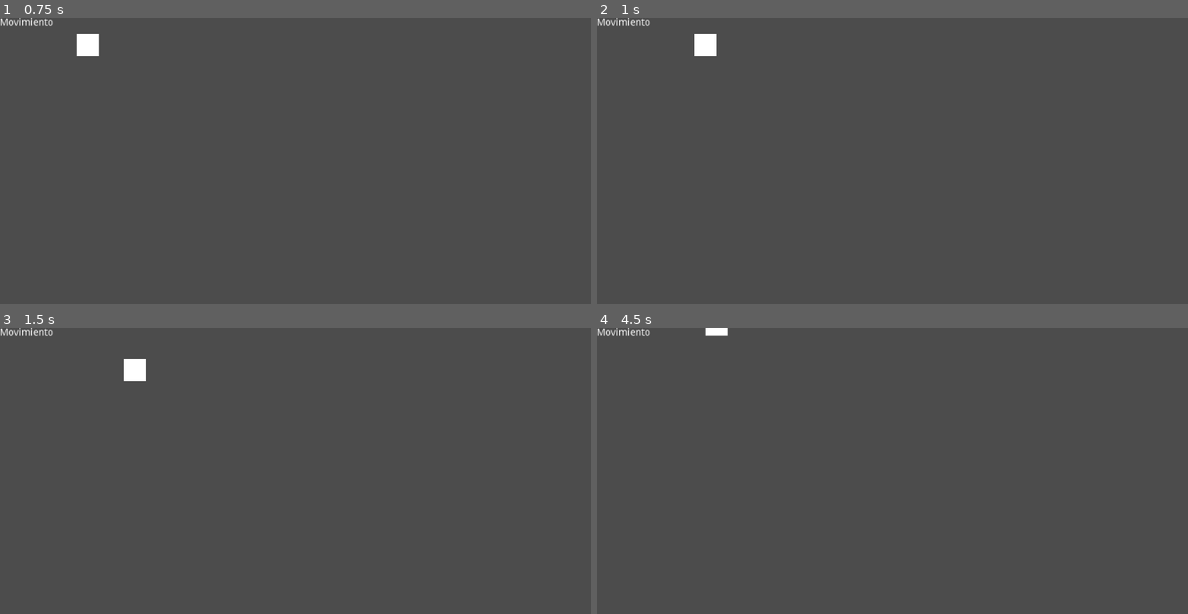
Above: before the commit, frames 1-4 (two rows, left to right).
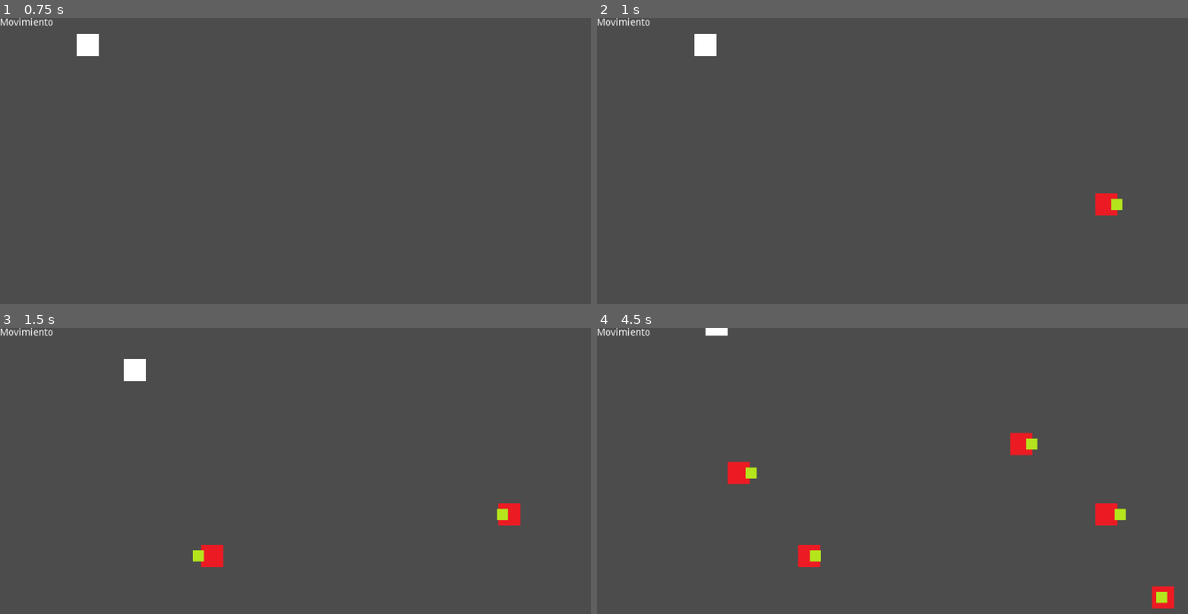
Above: after the commit, the same moments.

Repository: Metecko/Conejo-Magico
Game: Godot game, scene res://escenas/Principal.tscn
The game is run twice, just before and just after one commit, with the same random seed, the same clock (stepped at 60 frames per second) and the same inputs. Before the commit the project starts from res://entidades/jugador/Jugador.tscn.
Inputs (mouse positions are in pixels of both pictures, inside the frame that each line leads up to):
- Up to frame 1 (0.75 s): tap Enter at 0.5 s; move the mouse to (508, 203) at 0.52 s; press the mouse at (508, 203) at 0.53 s; hold Right (ui_right) from 0.53 s (still down)
- Up to frame 2 (1 s): keep holding Right (ui_right); right-click (1105, 203) at 0.8 s
- Up to frame 3 (1.5 s): move the mouse to (212, 556) at 1.27 s; release Right (ui_right) at 1.28 s; release the mouse at (212, 556) at 1.28 s; hold Down (ui_down) from 1.28 s (still down); right-click (212, 556) at 1.35 s
- Up to frame 4 (4.5 s): click (809, 556) at 1.55 s; move the mouse to (1022, 445) at 2.02 s; release Down (ui_down) at 2.03 s; hold Right (ui_right) 2.03-2.78 s; hold Space (bastonazo) 2.03-2.78 s; right-click (1022, 445) at 2.3 s; move the mouse to (outside the picture) at 2.77 s; hold Up (ui_up) 2.78-3.53 s; tap Shift (dash) at 2.85 s; click (outside the picture) at 3.05 s; move the mouse to (1164, 596) at 3.52 s; press the mouse at (1164, 596) at 3.53 s; hold Left (ui_left) from 3.53 s (still down); right-click (1164, 596) at 3.8 s; move the mouse to (738, 473) at 4.27 s; release the mouse at (738, 473) at 4.28 s; right-click (738, 473) at 4.35 s

Frame 1 is identical in both runs. In frame 2, 0.3% of the frame differs, in the area x 84-89%, y 61-70%; in frame 3, 0.7%; in frame 4, 1.7%, in the area x 22-98%, y 36-99%.

Commit message:
actualizado

Diff:
--- a/entidades/enemigos/Enemigo.gd
+++ b/entidades/enemigos/Enemigo.gd
@@ -2,12 +2,12 @@
 extends KinematicBody2D
 
 signal spawneado(entidad)
-
-var modo: int setget set_modo
+signal saliendo_escena(entidad)
 
 func _ready() -> void:
-	get_parent().connect("spawneado", self, "_enemigo_spawn")
+	connect("spawneado", get_parent(), "_enemigo_spawn")
+	connect("saliendo_escena", get_parent(), "_enemigo_saliendo")
 	emit_signal("spawneado", self)
 
-func set_modo(nuevo_modo: int):
-	modo = nuevo_modo
+func _exit_tree() -> void:
+	emit_signal("saliendo_escena", self)
--- a/entidades/enemigos/Enemigos.gd
+++ b/entidades/enemigos/Enemigos.gd
@@ -1,8 +1,39 @@
 class_name Enemigos
 extends Node2D
 
-var lista_enemigos = []
-var index = 0;
+onready var enemigo = preload("res://entidades/enemigos/creep/Creep.tscn")
+var enemigos = []
+var modos = []
+var index: int = 0;
+
+func _process(delta: float) -> void:
+	instancia_enemigo()
 
 func _enemigo_spawn(entidad) -> void:
-	print("xd")
+	if enemigos.size():
+		index = enemigos.find(0)
+		if index >= 0:
+			enemigos[index] = entidad
+		else:
+			enemigos.append(entidad)
+	else:
+		enemigos.append(entidad)
+
+	var modo: int = Mira.modo_aleatorio()
+	while modos.has(modo):
+		modo = Mira.modo_aleatorio()
+
+	entidad.get_node("Mira").set_modo(modo)
+	modos.append(modo)
+	print(modos)
+
+func _enemigo_saliendo(entidad) -> void:
+	modos.remove(entidad.get_node("Mira").get_modo())
+	var index: int = enemigos.find(entidad)
+	enemigos[index] = 0
+
+#borrar
+func instancia_enemigo():
+	if enemigos.size() < 8:
+		if Input.is_action_just_pressed("clic_derecho"):
+			self.add_child(enemigo.instance())
--- a/entidades/enemigos/Enemigos.tscn
+++ b/entidades/enemigos/Enemigos.tscn
@@ -1,9 +1,6 @@
-[gd_scene load_steps=3 format=2]
+[gd_scene load_steps=2 format=2]
 
 [ext_resource path="res://entidades/enemigos/Enemigos.gd" type="Script" id=1]
-[ext_resource path="res://entidades/enemigos/creep/Creep.tscn" type="PackedScene" id=2]
 
 [node name="Enemigos" type="Node2D"]
 script = ExtResource( 1 )
-
-[node name="Creep" parent="." instance=ExtResource( 2 )]
--- a/entidades/enemigos/Mira.gd
+++ b/entidades/enemigos/Mira.gd
@@ -3,15 +3,29 @@
 
 export(int) var omega = 10
 export(int) var amplitud = 20
-var desfase: float = PI/8
-var modo: int setget set_modo
+onready var desfase: float = PI/8
+var modo: int setget set_modo, get_modo
+var punteria: float setget , get_punteria
+var theta: float
 
 func _physics_process(delta: float) -> void:
 	oscilar()
 
-func set_modo(nuevo_modo):
+func set_modo(nuevo_modo) -> void:
 	modo = nuevo_modo
 	desfase *= modo
+	print(modo)
+
+func get_modo() -> int:
+	return modo
 
 func oscilar():
-	position.x = amplitud*sin(Global.tiempo*omega + desfase)
+	theta = Global.tiempo*omega + desfase
+	punteria = sin(theta)
+	position.x = amplitud*punteria
+
+static func modo_aleatorio() -> int:
+	return randi() % 8 + 1
+
+func get_punteria():
+	return punteria
--- a/entidades/enemigos/creep/Creep.gd
+++ b/entidades/enemigos/creep/Creep.gd
@@ -1,2 +1,5 @@
 class_name Creep
 extends Enemigo
+
+func _ready() -> void:
+	position = get_global_mouse_position()
--- a/entidades/enemigos/creep/Creep.tscn
+++ b/entidades/enemigos/creep/Creep.tscn
@@ -9,6 +9,8 @@
 
 [node name="Creep" type="KinematicBody2D"]
 position = Vector2( 230.87, 49.7565 )
+collision_layer = 2
+collision_mask = 2
 script = ExtResource( 4 )
 __meta__ = {
 "_edit_group_": true
--- a/entidades/jugador/Jugador.gd
+++ b/entidades/jugador/Jugador.gd
@@ -6,6 +6,7 @@
 export(int) var vida_inicial
 export(int) var rapidez_inicial
 export(int) var danio_base_inicial
+export(float) var precision_inicial
 var movedir:= Vector2(0,0) setget ,get_movedir
 
 func _ready():
@@ -42,3 +43,4 @@
 	JugadorStats.set_rapidez(rapidez_inicial)
 	JugadorStats.set_vida(vida_inicial)
 	JugadorStats.set_danio_base(danio_base_inicial)
+	JugadorStats.set_precision(precision_inicial)
--- a/entidades/jugador/Jugador.tscn
+++ b/entidades/jugador/Jugador.tscn
@@ -16,7 +16,10 @@
 __meta__ = {
 "_edit_group_": true
 }
+vida_inicial = 100
 rapidez_inicial = 120
+danio_base_inicial = 40
+precision_inicial = 0.4
 
 [node name="EstadoControlador" type="Node" parent="."]
 script = ExtResource( 2 )
@@ -57,5 +60,9 @@
 
 [node name="CollisionShape2D" type="CollisionShape2D" parent="."]
 shape = SubResource( 1 )
-[connection signal="atacando" from="." to="EstadoControlador/Atacando" method="atacar"]
+
+[node name="Rayo" type="RayCast2D" parent="."]
+enabled = true
+collision_mask = 2
+[connection signal="atacando" from="." to="EstadoControlador/Atacando" method="_on_atacando"]
 [connection signal="timeout" from="EstadoControlador/Dasheando/TimerDash" to="EstadoControlador/Dasheando" method="_on_TimerDash_timeout"]
--- a/entidades/jugador/JugadorStats.gd
+++ b/entidades/jugador/JugadorStats.gd
@@ -3,6 +3,7 @@
 var vida: int setget set_vida,get_vida
 var rapidez: int setget set_rapidez,get_rapidez
 var danio_base: int setget set_danio_base,get_danio_base
+var precision: float setget set_precision,get_precision
 
 func set_vida(nueva_vida: int) -> void:
 	vida = nueva_vida
@@ -16,6 +17,10 @@
 	danio_base = nuevo_danio
 func get_danio_base() -> int:
 	return danio_base
+func set_precision(nueva_precision: float) -> void:
+	precision = nueva_precision
+func get_precision() -> float:
+	return precision
 
 func _ready():
 	pass
--- a/entidades/jugador/estados/Atacando.gd
+++ b/entidades/jugador/estados/Atacando.gd
@@ -1,9 +1,36 @@
 extends Estado
 
-func atacar(tipo: String) -> void:
+onready var punteria: float = 1000
+var target: Enemigo
+
+func _on_atacando(tipo: String) -> void:
 	match tipo:
 		"disparar_rayo":
-			print("rayopeligroso")
+			if apuntar():
+				disparar()
 		"bastonazo":
 			print("dolor")
 	emit_signal("terminado", "movimiento")
+
+func apuntar() -> bool:
+	var enemigos: Enemigos = owner.get_parent().get_node("Enemigos")
+
+	var punteria_enemigo: float
+	if enemigos.get_children().size() > 0:
+		for enemigo in enemigos.get_children():
+			punteria_enemigo = abs((enemigo as Enemigo).get_node("Mira").get_punteria())
+			if punteria_enemigo < punteria:
+				target = enemigo
+				punteria = punteria_enemigo
+
+	var acertado: bool = false
+	if punteria <= JugadorStats.get_precision():
+		acertado = true
+		print("buena chunteria")
+
+	return acertado
+
+func disparar() -> void:
+	var rayo: RayCast2D = owner.get_node("Rayo")
+	rayo.force_raycast_update()
+	rayo.cast_to = target.position - owner.position
--- /dev/null
+++ b/escenas/Principal.tscn
@@ -0,0 +1,10 @@
+[gd_scene load_steps=3 format=2]
+
+[ext_resource path="res://entidades/enemigos/Enemigos.tscn" type="PackedScene" id=1]
+[ext_resource path="res://entidades/jugador/Jugador.tscn" type="PackedScene" id=2]
+
+[node name="Node2D" type="Node2D"]
+
+[node name="Jugador" parent="." instance=ExtResource( 2 )]
+
+[node name="Enemigos" parent="." instance=ExtResource( 1 )]
--- a/project.godot
+++ b/project.godot
@@ -63,7 +63,7 @@
 [application]
 
 config/name="Conejo Detonao"
-run/main_scene="res://entidades/jugador/Jugador.tscn"
+run/main_scene="res://escenas/Principal.tscn"
 config/icon="res://icon.png"
 
 [autoload]
@@ -116,6 +116,16 @@
 "events": [ Object(InputEventKey,"resource_local_to_scene":false,"resource_name":"","device":0,"alt":false,"shift":false,"control":false,"meta":false,"command":false,"pressed":false,"scancode":32,"unicode":0,"echo":false,"script":null)
  ]
 }
+clic_derecho={
+"deadzone": 0.5,
+"events": [ Object(InputEventMouseButton,"resource_local_to_scene":false,"resource_name":"","device":0,"alt":false,"shift":false,"control":false,"meta":false,"command":false,"button_mask":0,"position":Vector2( 0, 0 ),"global_position":Vector2( 0, 0 ),"factor":1.0,"button_index":2,"pressed":false,"doubleclick":false,"script":null)
+ ]
+}
+
+[layer_names]
+
+2d_physics/layer_1="player"
+2d_physics/layer_2="target"
 
 [rendering]
 
